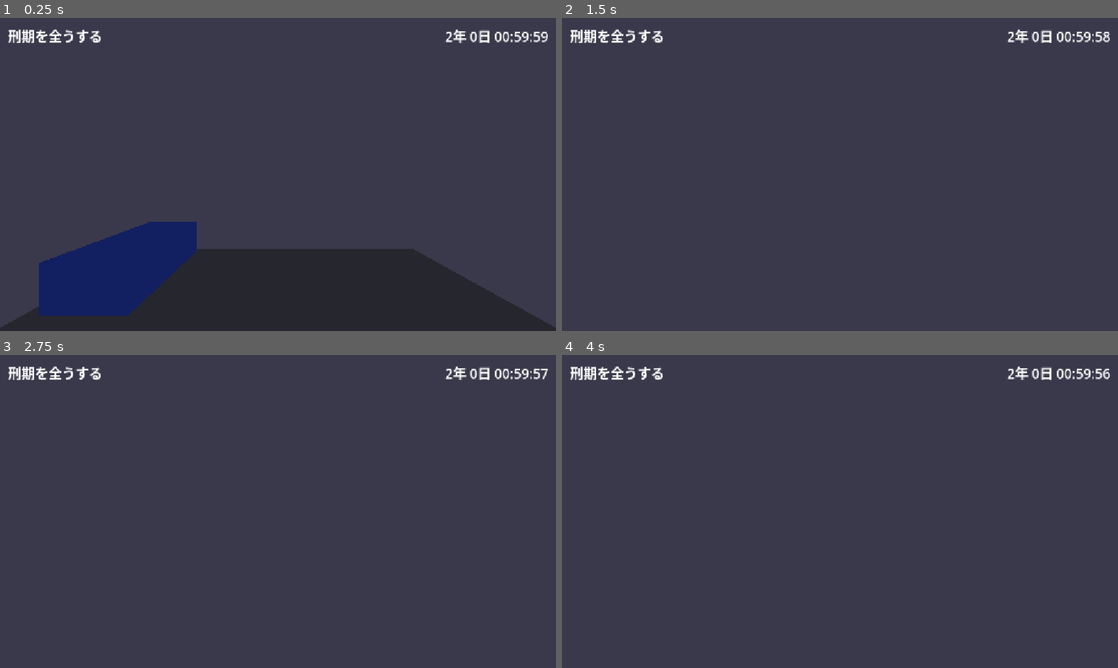
Above: before the commit, frames 1-4 (two rows, left to right).
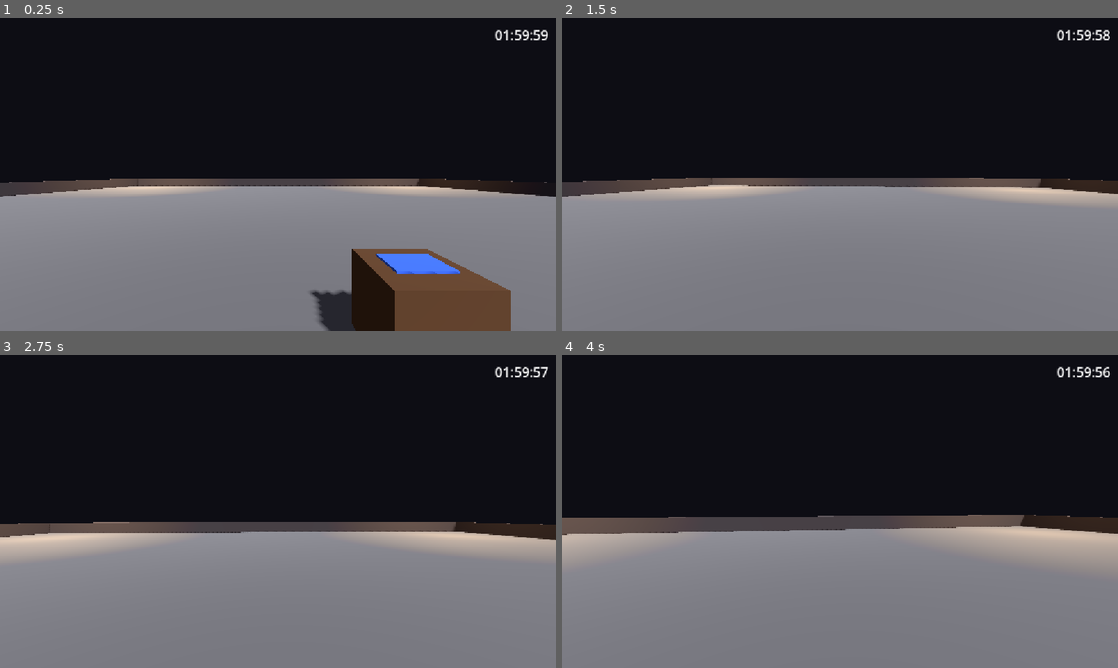
Above: after the commit, the same moments.

Repository: shuhei0916/all-about-time
Game: Godot game, scene res://src/main.tscn
The game is run twice, just before and just after one commit, with the same random seed, the same clock (stepped at 60 frames per second) and the same inputs.
Inputs (mouse positions are in pixels of both pictures, inside the frame that each line leads up to):
- Up to frame 1 (0.25 s): no input
- Up to frame 2 (1.5 s): tap Enter at 0.5 s; move the mouse to (867, 174) at 0.52 s; hold E (interact) 0.53-1.28 s; hold W (move_forward) from 0.53 s (still down); click (867, 174) at 0.67 s; move the mouse to (812, 174) at 1.27 s; click (812, 174) at 1.35 s
- Up to frame 3 (2.75 s): keep holding W (move_forward); move the mouse to (289, 505) at 2.02 s; hold Shift from 2.03 s (still down)
- Up to frame 4 (4 s): keep holding W (move_forward); move the mouse to (834, 517) at 2.77 s; release Shift at 2.78 s; tap Alt at 2.85 s; click (834, 517) at 2.92 s; move the mouse to (878, 514) at 3.52 s; tap Ctrl at 3.6 s

The runs differ from the first frame. In frame 1, 98% of the frame differs, in the area x 0-100%, y 0-100%; in frame 2, 99%; in frame 3, 99%; in frame 4, 98%.

Commit message:
チュートリアルを飛ばして空き地から始める設定を追加し、メインシーンで有効にした
Co-Authored-By: Claude Opus 5.5 <noreply@anthropic.com>

Diff:
--- a/src/domain/life_cycle.gd
+++ b/src/domain/life_cycle.gd
@@ -10,8 +10,13 @@
 var life: Life
 
 
-func _init() -> void:
-	_start_life(Life.first_life())
+## skip_tutorial なら、チュートリアルの人生を飛ばして2世代目以降の人生から始める。
+func _init(skip_tutorial := false) -> void:
+	if skip_tutorial:
+		generation = 2
+		_start_life(Life.later_life())
+	else:
+		_start_life(Life.first_life())
 
 
 func _start_life(new_life: Life) -> void:
--- a/src/game.gd
+++ b/src/game.gd
@@ -13,6 +13,9 @@
 @export var pickups: Array[ItemPickup] = []
 ## 2世代目以降の人生の開始時にプレイヤーを置く位置。1世代目はシーンに置いた位置から始まる。
 @export var later_spawn_position := Vector3.ZERO
+## チュートリアルを飛ばし、最初から2世代目以降の人生で、その開始位置から始める。
+## 実験や動作確認のための切り替え。
+@export var skip_tutorial := false
 
 ## 建物とプレイヤーの間に空ける最低限の距離(メートル)。
 const PLAYER_CLEARANCE := 0.5
@@ -28,6 +31,10 @@
 
 
 func _ready() -> void:
+	if skip_tutorial:
+		cycle = LifeCycle.new(true)
+		if player:
+			player.respawn_at(later_spawn_position)
 	cycle.life_started.connect(_on_life_started)
 	_watch_lifespan()
 	if bed:
--- a/src/main.tscn
+++ b/src/main.tscn
@@ -83,6 +83,7 @@
 player = NodePath("Player")
 pickups = [NodePath("Yard/Cigarette"), NodePath("Yard/Rope"), NodePath("Lot/Blueprint")]
 later_spawn_position = Vector3(60, 0.1, 9)
+skip_tutorial = true
 
 [node name="WorldEnvironment" type="WorldEnvironment" parent="." unique_id=1291468857]
 environment = SubResource("env")
--- a/test/integration/test_game.gd
+++ b/test/integration/test_game.gd
@@ -310,6 +310,26 @@
 	simulate(game, 1, 0.0)
 	assert_false(game.hud.placement_label.visible)
 
+
+func test_チュートリアルを飛ばすと最初から2世代目以降の開始位置で始まる():
+	var game := Game.new()
+	game.skip_tutorial = true
+	game.later_spawn_position = Vector3(60, 0.1, 9)
+	game.player = add_child_autofree(Player.new())
+	add_child_autofree(game)
+	assert_eq(game.cycle.life.lifespan.remaining, Life.LATER_LIFESPAN)
+	assert_eq(game.player.global_position, Vector3(60, 0.1, 9))
+
+
+func test_チュートリアルを飛ばしても寿命の減少の演出は出る():
+	var game := Game.new()
+	game.skip_tutorial = true
+	game.hud = add_child_autofree(Hud.new())
+	add_child_autofree(game)
+	game.cycle.life.inventory.add(Item.new("タバコ", 60.0))
+	game.use_item_at(0)
+	assert_eq(game.hud.get_delta_labels()[0].text, "-1分")
+
 ## 当たり判定を持つ最小の対象物を、プレイヤーの目の高さに置いて作る。
 func _make_thing(z: float) -> Interactable:
 	var thing := Interactable.new()
--- a/test/integration/test_main_scene.gd
+++ b/test/integration/test_main_scene.gd
@@ -3,9 +3,13 @@
 const MAIN_SCENE := "res://src/main.tscn"
 
 
-func _load_game() -> Game:
+## メインシーンを読み込む。チュートリアルを飛ばすかはシーンの設定によらず引数で決める。
+## シーンの設定は実験のために切り替えるものなので、テストをそれに左右させない。
+func _load_game(skip_tutorial := false) -> Game:
 	var scene: PackedScene = load(MAIN_SCENE)
-	return add_child_autofree(scene.instantiate())
+	var game: Game = scene.instantiate()
+	game.skip_tutorial = skip_tutorial
+	return add_child_autofree(game)
 
 
 func test_メインシーンにはベッド_ドア_HUD_プレイヤーが配線されている():
@@ -124,3 +128,10 @@
 func test_メインシーンではEscメニューの終了の要求でゲームを終える():
 	var game := _load_game()
 	assert_true(game.pause_menu.quit_requested.is_connected(game.quit_game))
+
+
+func test_チュートリアルを飛ばすと空き地で始まり_すぐに店の設計図を拾える():
+	var game := _load_game(true)
+	var blueprint: ItemPickup = game.pickups[2]
+	assert_lt(game.player.global_position.distance_to(blueprint.global_position), 5.0)
+	assert_null(game.cycle.life.sentence)
--- a/test/unit/domain/test_life_cycle.gd
+++ b/test/unit/domain/test_life_cycle.gd
@@ -44,3 +44,10 @@
 	cycle.life.tick(Life.LATER_LIFESPAN)
 	assert_eq(cycle.generation, 3)
 	assert_eq(cycle.life.lifespan.remaining, Life.LATER_LIFESPAN)
+
+
+func test_チュートリアルを飛ばすと最初から2世代目以降の人生になる():
+	var cycle := LifeCycle.new(true)
+	assert_eq(cycle.generation, 2)
+	assert_eq(cycle.life.lifespan.remaining, Life.LATER_LIFESPAN)
+	assert_null(cycle.life.sentence)
